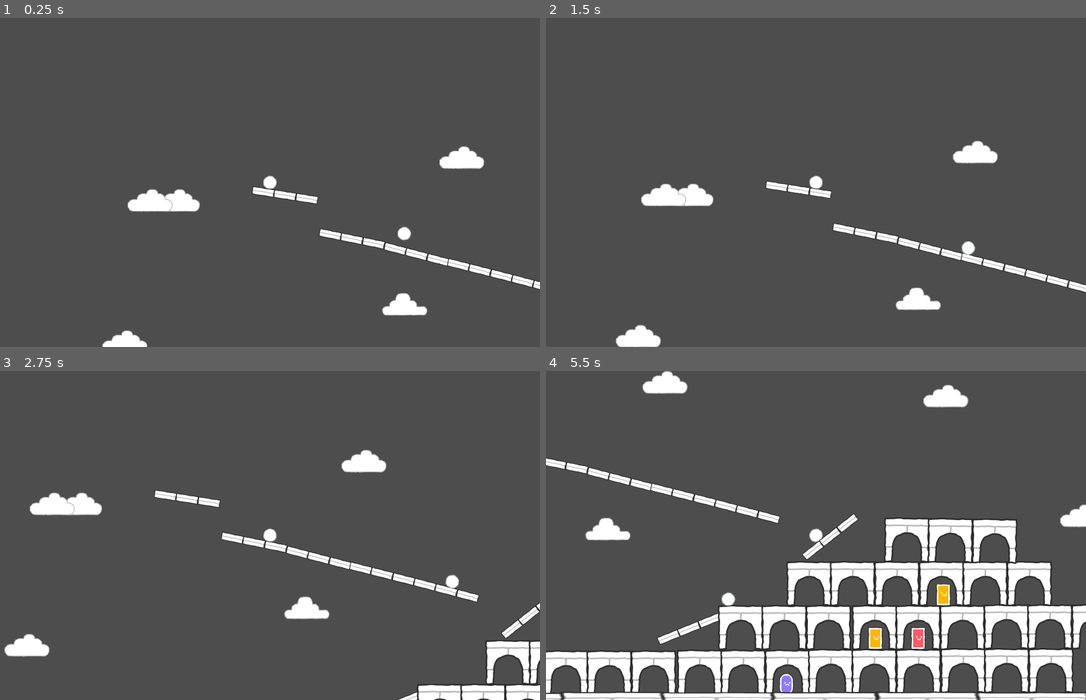
Above: before the commit, frames 1-4 (two rows, left to right).
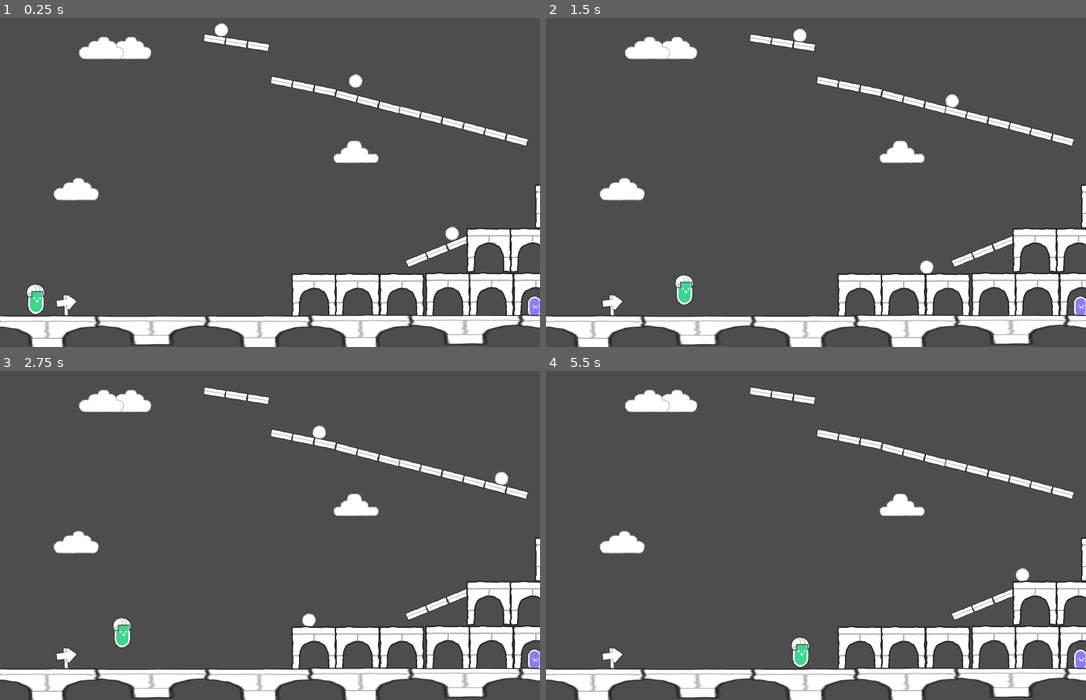
Above: after the commit, the same moments.

Repository: denisrold/godot_start
Game: Godot game, scene res://map/map_one.tscn
Two runs of this game, one before a commit and one after it. Both use one fixed random seed, a clock stepped at 60 frames per second and the inputs below.
Inputs:
- Up to frame 1 (0.25 s): no input
- Up to frame 2 (1.5 s): tap Enter (ui_accept) at 0.5, 0.6, 0.77, 1.07, 1.35 s; hold Right (ui_right) from 0.53 s (still down)
- Up to frame 3 (2.75 s): tap Enter (ui_accept) at 1.52, 1.82, 2.1 s; release Right (ui_right) at 2.03 s; hold Left (ui_left) from 2.03 s (still down)
- Up to frame 4 (5.5 s): release Left (ui_left) at 2.78 s; hold Right (ui_right) 2.78-4.28 s; tap Enter (ui_accept) at 2.85, 3.02, 3.32, 3.6, 3.77, 4.07, 4.35, 4.52, 4.82, 5.1 s; hold Left (ui_left) 4.28-5.03 s; hold Right (ui_right) from 5.03 s (still down)

The runs differ from the first frame. In frame 1, 17% of the frame differs, in the area x 0-100%, y 1-100%; in frame 2, 17%; in frame 3, 18%; in frame 4, 31%, in the area x 0-100%, y 0-100%.

Commit message:
camera map and pj movement ok

Diff:
--- /dev/null
+++ b/Personaje/personaje.gd
@@ -0,0 +1,25 @@
+class_name Personaje
+
+extends CharacterBody2D
+
+const SPEED = 300.0
+const JUMP_VELOCITY = -500.0
+
+func _physics_process(delta: float) -> void:
+	# Add the gravity.
+	if not is_on_floor():
+		velocity += get_gravity() * delta
+
+	# Handle jump.
+	if Input.is_action_just_pressed("ui_accept") and is_on_floor():
+		velocity.y = JUMP_VELOCITY
+
+	# Get the input direction and handle the movement/deceleration.
+	# As good practice, you should replace UI actions with custom gameplay actions.
+	var direction := Input.get_axis("ui_left", "ui_right")
+	if direction:
+		velocity.x = direction * SPEED
+	else:
+		velocity.x = move_toward(velocity.x, 0, SPEED)
+
+	move_and_slide()
--- a/map/map_one.tscn
+++ b/map/map_one.tscn
@@ -12,6 +12,7 @@
 [ext_resource type="PackedScene" uid="uid://dc1fe148l1wcw" path="res://Personaje/personaje.tscn" id="5_tmavl"]
 [ext_resource type="Texture2D" uid="uid://q8ipcyh5tsvt" path="res://kenney_scribble-platformer/PNG/Default/character_roundPurple.png" id="6_5y52g"]
 [ext_resource type="Texture2D" uid="uid://dh6hwatkaxoel" path="res://kenney_scribble-platformer/PNG/Default/item_helmetModern.png" id="9_4oep5"]
+[ext_resource type="Script" path="res://Personaje/personaje.gd" id="9_83pfm"]
 [ext_resource type="Script" path="res://Personaje/CameraFollow.gd" id="13_26li1"]
 
 [node name="Level1" type="Node2D"]
@@ -86,13 +87,17 @@
 [node name="Barril4" parent="Barril" instance=ExtResource("4_ckjbd")]
 position = Vector2(1334, 148)
 
-[node name="Barril2" parent="." instance=ExtResource("4_ckjbd")]
-position = Vector2(1289, 314)
+[node name="Barril2" parent="Barril" instance=ExtResource("4_ckjbd")]
+position = Vector2(641, 566)
+
+[node name="Barril5" parent="Barril" instance=ExtResource("4_ckjbd")]
+position = Vector2(373, 142)
 
 [node name="Personaje" parent="." instance=ExtResource("5_tmavl")]
 position = Vector2(133, 532)
 rotation = 0.0177921
 scale = Vector2(0.250599, 0.309094)
+script = ExtResource("9_83pfm")
 
 [node name="ItemHelmetModern" type="Sprite2D" parent="Personaje"]
 position = Vector2(-5.97717, -90.5154)
@@ -171,16 +176,13 @@
 [node name="Ground3" parent="Suelos/Ground" instance=ExtResource("1_uhwaw")]
 position = Vector2(1746, -2)
 
-[node name="Barril4" parent="." instance=ExtResource("4_ckjbd")]
-position = Vector2(1021, -110)
-
 [node name="Camera2D" type="Camera2D" parent="." node_paths=PackedStringArray("object_to_follow")]
 position = Vector2(390, 163.002)
 rotation = -3.14159
 scale = Vector2(15.2502, 2.22761)
-limit_left = -1000
-limit_top = -370
-limit_right = 2640
-limit_bottom = 1500
+limit_left = 0
+limit_top = 0
+limit_right = 2700
+limit_bottom = 1000
 script = ExtResource("13_26li1")
-object_to_follow = NodePath("../Barril")
+object_to_follow = NodePath("../Personaje")
Not shown: 1 places in map/map_one.tscn that only renumber resources
